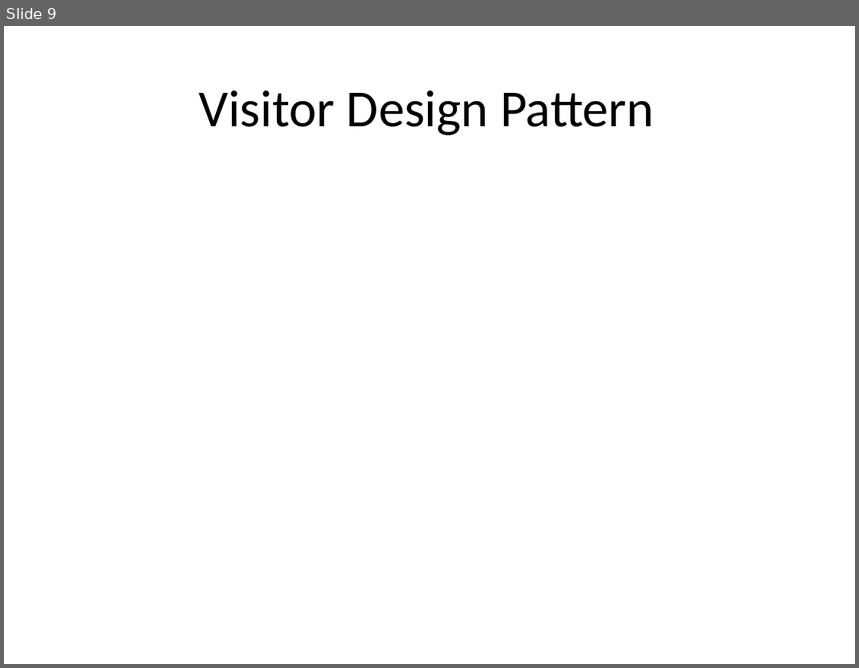
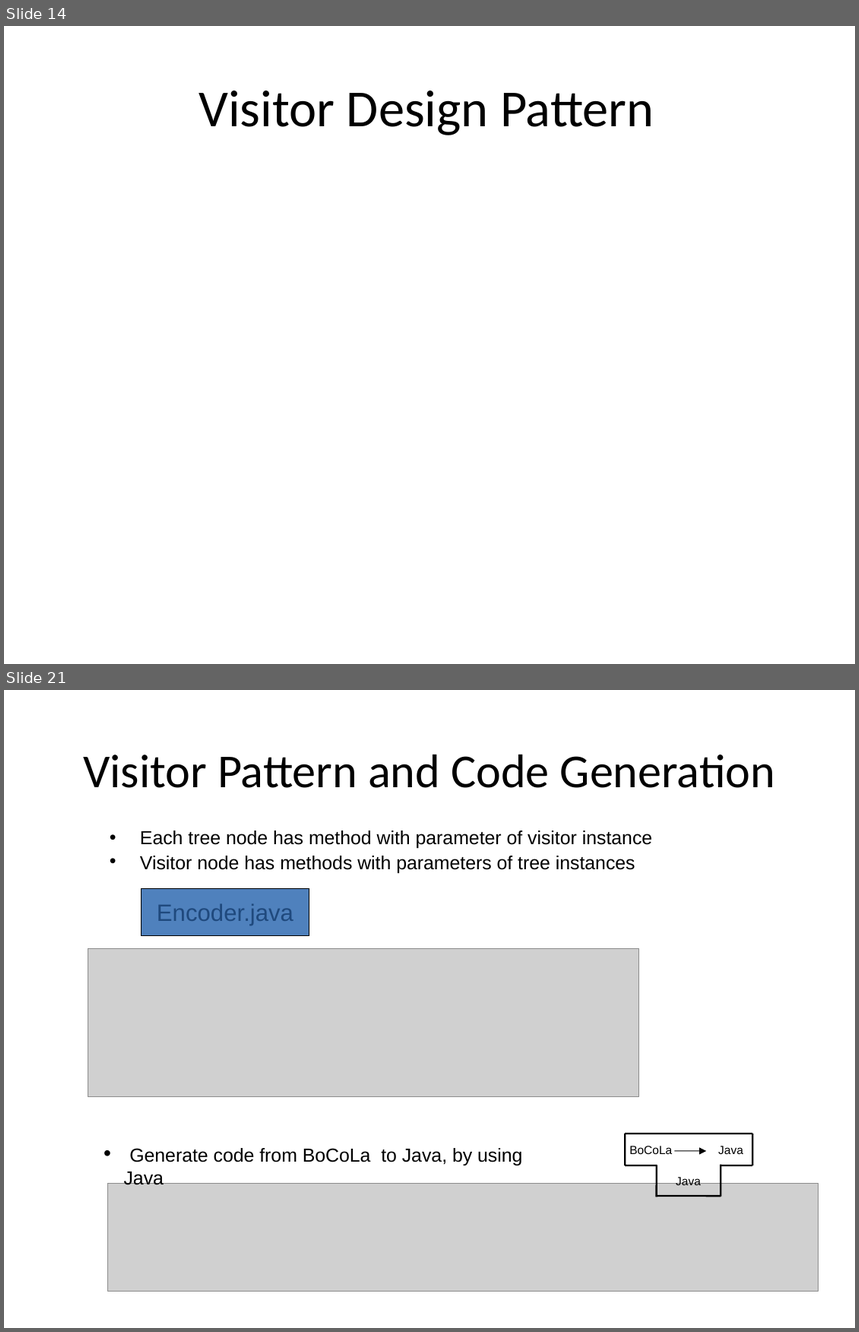
Before and after one commit to isurup/kalle-martin-group, a slide deck: SSE2/slides/1 Analysis.ppt. Shown one above the other, each under a label of ours: slide 9 before the commit, slides 14 and 21 after it; the slides between them are not shown. The pictures are 859x668 and 859x1332 pixels, drawn with LibreOffice and Linux fonts; fonts in the diff are those of the drawing; grey boxes stand for pictures. Boxes give left, top, right and bottom in pixels: in the first picture for what was removed or moved away, otherwise in the second. Text is boxed around its words. In the diff, an @@ line names an element or a change of style, - is before the commit and + after.

```diff
--- a/SSE2/slides/1 Analysis.ppt
+++ b/SSE2/slides/1 Analysis.ppt
@@ slide 21 added at [4,690,855,1328], background #FFFFFF @@
@@ title added at [84,754,775,788], 40 pt, text #000000 @@
+Visitor Pattern and Code Generation
@@ text added at [140,831,652,873], 16 pt, text #000000 @@
+• Each tree node has method with parameter of visitor instance
+• Visitor node has methods with parameters of tree instances
@@ rectangle added at [141,888,309,935], fill #4F81BD, outline #000000 0.74 pt, 20 pt, text #1F497D @@
+Encoder.java
@@ picture added at [88,948,639,1097] @@
@@ text added at [124,1148,522,1186], 16 pt, text #000000 @@
+• Generate code from BoCoLa to Java, by using Java
@@ group added at [626,1134,753,1198]: 8 lines, 3 texts, 1 arrow @@
+Java
+Java
+BoCoLa
@@ picture added at [108,1184,819,1292] @@
@@ what was slide 9 is now slide 14 @@
```
Also in this commit, not shown: 14 other slides added.
